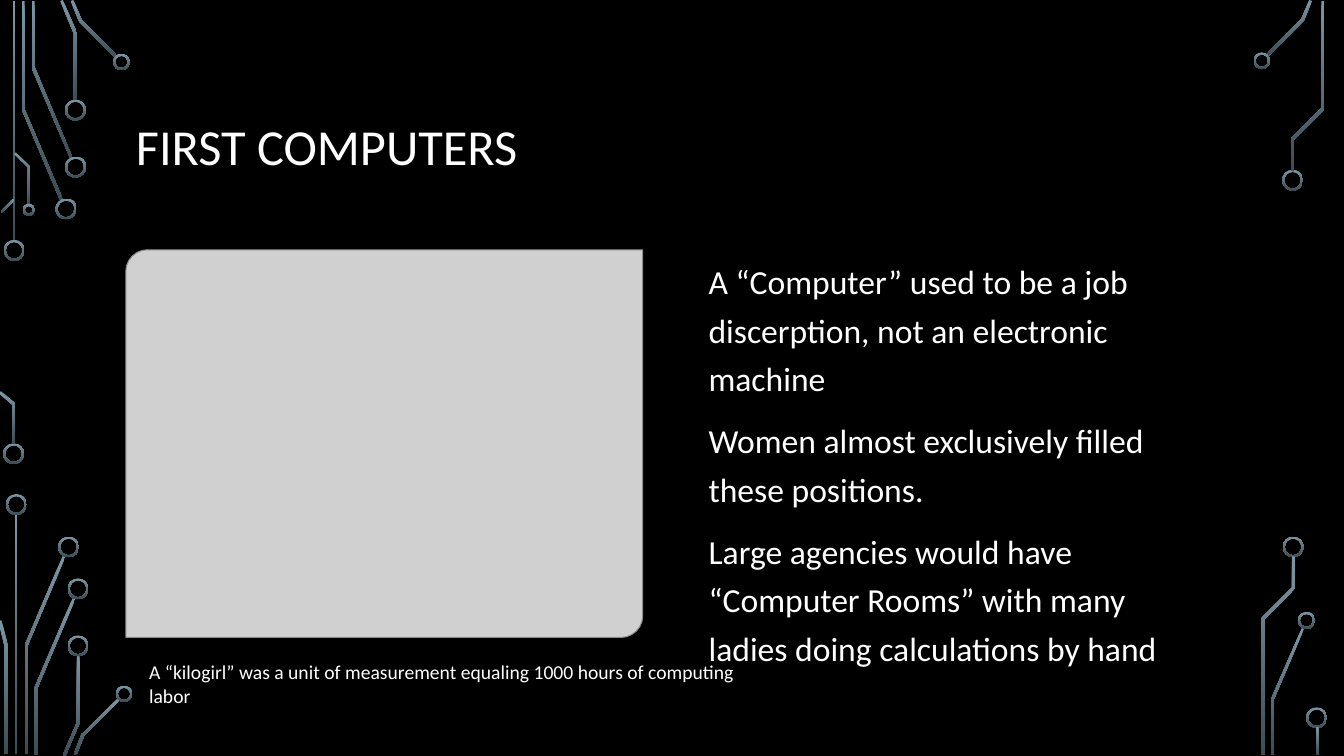
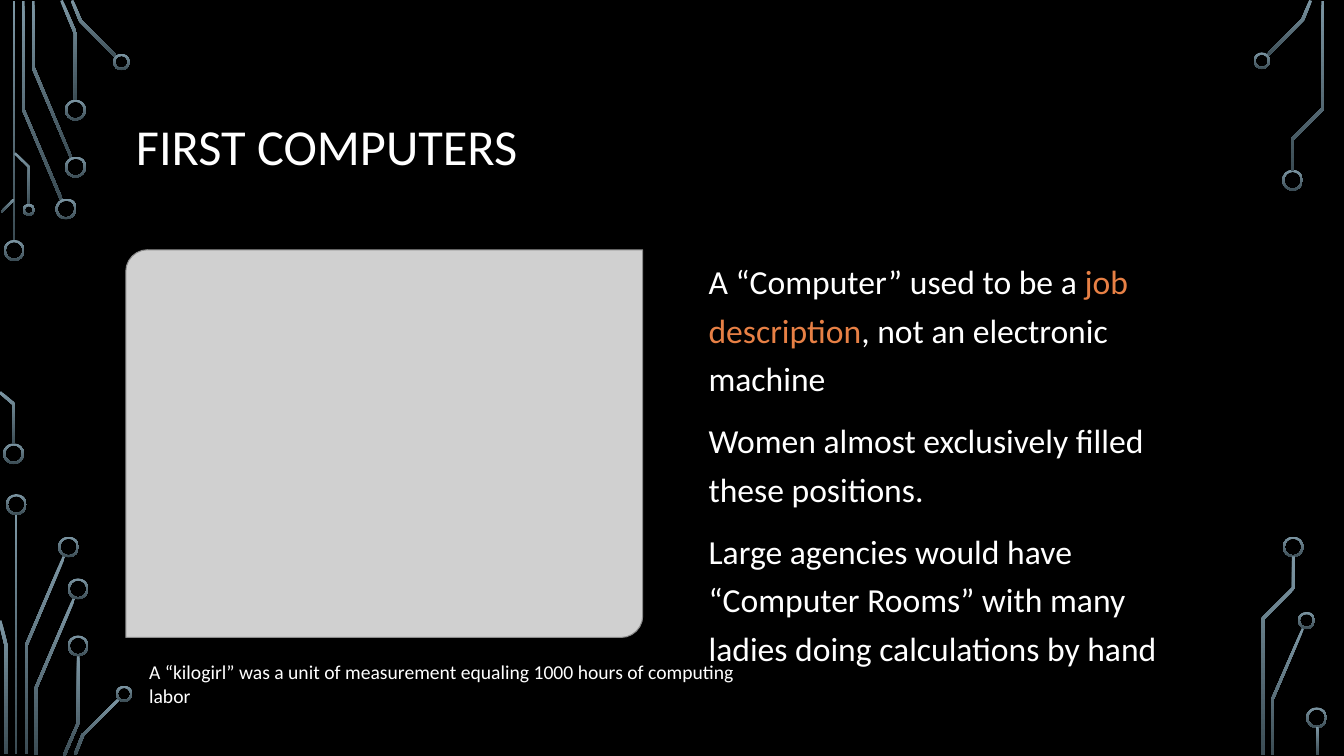
Before and after one commit to rbaker26/Programming-Merit-Badge, a slide deck: slide 10 of ProgrammingMB.pptx. Drawn at 1344x756 pixels with LibreOffice and Linux fonts; fonts in the diff are those of the drawing; grey boxes stand for pictures; background and template pictures are left out. Boxes give left, top, right and bottom in pixels: in the first picture for what was removed or moved away, otherwise in the second. Text is boxed around its words. In the diff, an @@ line names an element or a change of style, - is before the commit and + after.

```diff
--- a/ProgrammingMB.pptx
+++ b/ProgrammingMB.pptx
@@ text at (709, 270, 1128, 392): text changed @@
-A “Computer” used to be a job discerption, not an electronic machine
+A “Computer” used to be a job description, not an electronic machine
```
Also in this commit, not shown: 4 other slides changed, 3 slides added, 2 slides removed.
